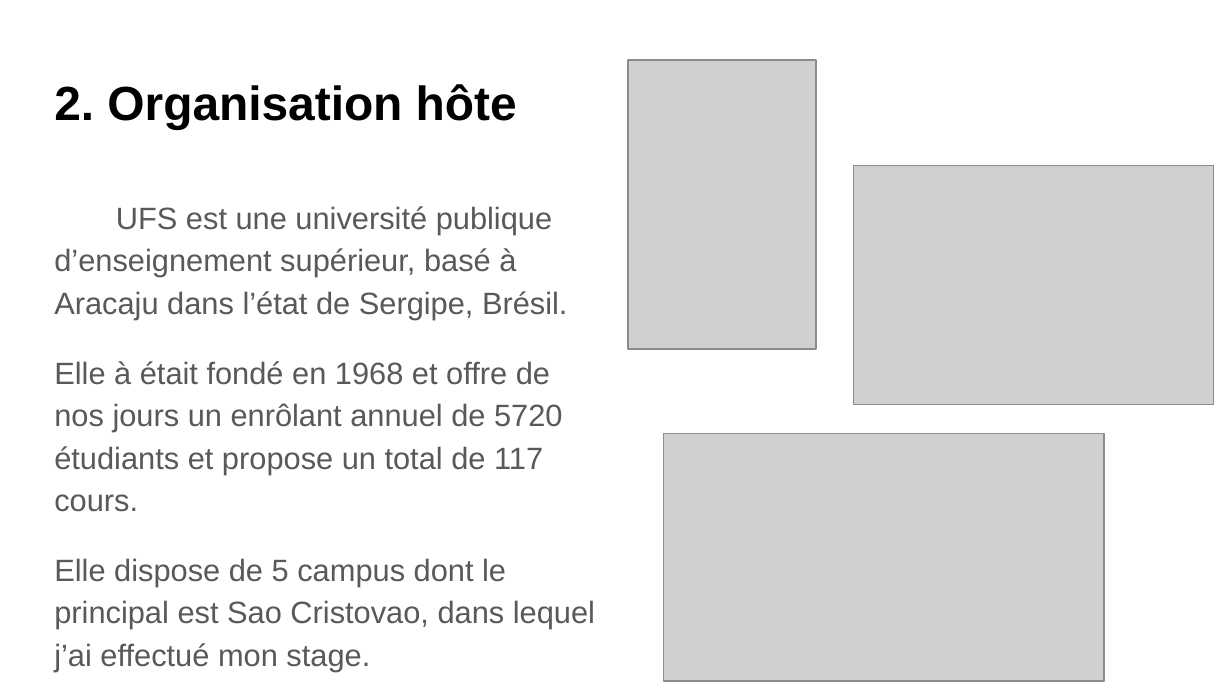
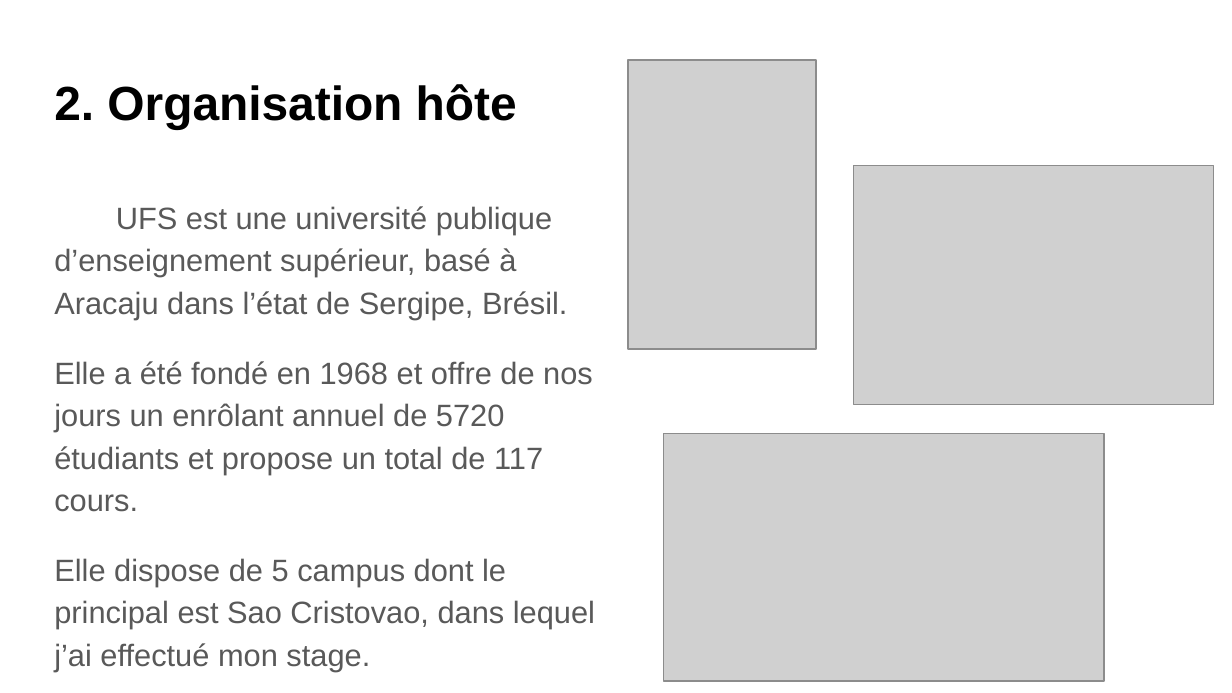
Before and after one commit to killian05000/Internship-PWA-project, a slide deck: slide 5 of Presentation/Soutenance.pptx. Drawn at 1232x693 pixels with LibreOffice and Linux fonts; fonts in the diff are those of the drawing; grey boxes stand for pictures. Boxes give left, top, right and bottom in pixels: in the first picture for what was removed or moved away, otherwise in the second. Text is boxed around its words. In the diff, an @@ line names an element or a change of style, - is before the commit and + after.

Commit message:
Internship defense slideshow (fr) *unupdated version*

```diff
--- a/Presentation/Soutenance.pptx
+++ b/Presentation/Soutenance.pptx
@@ text at (54,361,593,512): text changed @@
-Elle à était fondé en 1968 et offre de nos jours un enrôlant annuel de 5720 étudiants et propose un total de 117 cours.
+Elle a été fondé en 1968 et offre de nos jours un enrôlant annuel de 5720 étudiants et propose un total de 117 cours.
```
